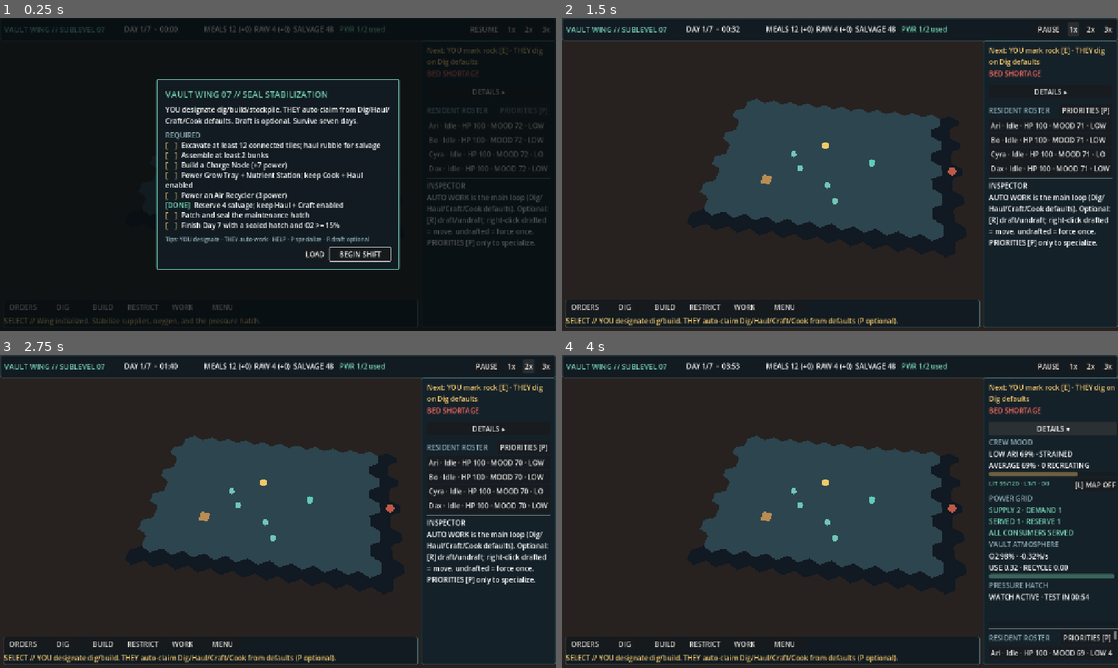
Above: before the commit, frames 1-4 (two rows, left to right).
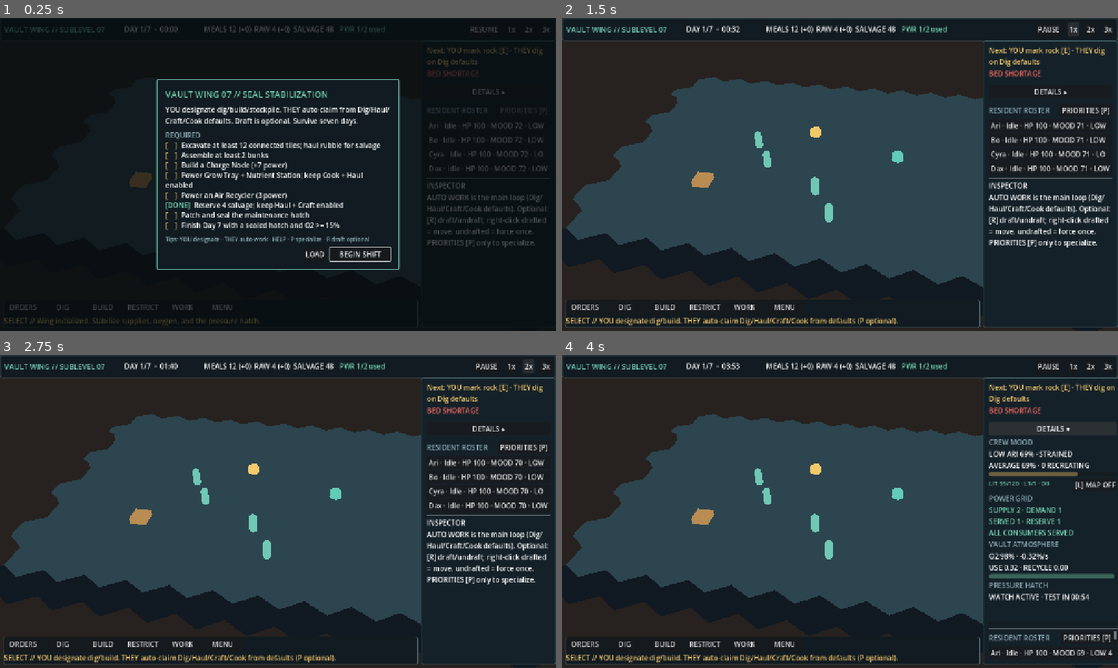
Above: after the commit, the same moments.

Repository: rccoleman19/VaultTycoon
Game: Godot game, scene res://scenes/main.tscn
Two runs of this game, one before a commit and one after it. Both use one fixed random seed, a clock stepped at 60 frames per second and the inputs below.
Inputs:
- Up to frame 1 (0.25 s): no input
- Up to frame 2 (1.5 s): click "BEGIN SHIFT" at 0.5 s; click "1x" at 1.25 s
- Up to frame 3 (2.75 s): click "2x" at 2 s
- Up to frame 4 (4 s): click "3x" at 2.75 s; click "DETAILS ▸" at 3.5 s

The runs differ from the first frame. In frame 1, 0.2% of the frame differs, in the area x 23-28%, y 48-55%; in frame 2, 22%, in the area x 0-100%, y 0-87%; in frame 3, 22%; in frame 4, 22%.

Commit message:
fix: raise colonist capsules and lower the camera so pills read as people

Diff:
--- a/scripts/map_view_3d.gd
+++ b/scripts/map_view_3d.gd
@@ -8,12 +8,12 @@
 const ROCK_HEIGHT := 6.0
 const FLOOR_HEIGHT := 0.55
 const DIG_HEIGHT := 5.2
-const CAMERA_HEIGHT := 380.0
-const CAMERA_BACK := 300.0
-const CAMERA_SIDE := 40.0
+const CAMERA_HEIGHT := 170.0
+const CAMERA_BACK := 200.0
+const CAMERA_SIDE := 30.0
 const HEX_MESH_YAW_DEGREES := 0.0
-const COLONIST_RADIUS := 3.2
-const COLONIST_HEIGHT := 8.0
+const COLONIST_RADIUS := 2.4
+const COLONIST_HEIGHT := 13.0
 
 var map_grid: MapGrid
 var lighting_system: LightingSystem
--- a/tests/test_runner.gd
+++ b/tests/test_runner.gd
@@ -406,6 +406,53 @@
 	map_view.setup(map_grid, game.lighting_system)
 	_assert_true(absf(map_view.get_hex_prism_radius() - MapGrid.HEX_SIZE) < 0.001, "3D hex prism radius equals HEX_SIZE (no gap scale)")
 	_assert_equal(map_view.get_hex_mesh_yaw_degrees(), 0.0, "hex mesh yaw stays 0 so vertices sit on the row axis (pointy-top)")
+	map_view.sync_actors(game.residents, game.buildings, false)
+	_assert_true(not game.residents.is_empty(), "resident proxy checks have residents")
+	_assert_equal(map_view._resident_proxies.size(), game.residents.size(), "each resident has exactly one proxy")
+	for resident: VaultResident in game.residents:
+		var proxy := map_view._resident_proxies.get(resident.resident_id) as MeshInstance3D
+		_assert_true(proxy != null, "resident has a MeshInstance3D proxy keyed by resident_id")
+		if proxy == null:
+			continue
+		_assert_true(proxy.mesh is CapsuleMesh, "resident proxy is one CapsuleMesh")
+		if proxy.mesh is CapsuleMesh:
+			var capsule := proxy.mesh as CapsuleMesh
+			_assert_approximately(capsule.radius, 2.4, 0.001, "resident capsule radius is 2.4")
+			_assert_approximately(capsule.height, 13.0, 0.001, "resident capsule height is 13")
+		_assert_equal(proxy.get_child_count(), 0, "resident proxy has no child meshes or other children")
+		_assert_equal(proxy.position.x, resident.position.x, "resident proxy x matches resident x")
+		_assert_equal(proxy.position.z, resident.position.y, "resident proxy z matches resident y")
+		_assert_equal(proxy.position.y, 6.5, "resident proxy center keeps feet on y=0")
+
+	var camera_3d := map_view.camera_3d
+	camera_3d.current = true
+	var focus := map_grid.cell_to_world(start)
+	var odd_cell := start if start.y % 2 == 1 else start + Vector2i(0, 1)
+	var even_cell := start if start.y % 2 == 0 else start + Vector2i(0, 1)
+	for cell: Vector2i in [odd_cell, even_cell]:
+		_assert_true(MapGrid.CHAMBER.has_point(cell), "projection test cell is inside chamber")
+		_assert_equal(map_grid.get_tile(cell), MapGrid.Tile.FLOOR, "projection test cell is floor")
+	for zoom: float in [0.75, 1.0, 1.8]:
+		map_view.apply_camera_focus(focus, zoom)
+		var offset := camera_3d.position - Vector3(focus.x, 0.0, focus.y)
+		var expected_offset := Vector3(30.0, 170.0, 200.0) / zoom
+		_assert_approximately(offset.x, expected_offset.x, 0.01, "camera side offset at zoom %s" % zoom)
+		_assert_approximately(offset.y, expected_offset.y, 0.01, "camera height offset at zoom %s" % zoom)
+		_assert_approximately(offset.z, expected_offset.z, 0.01, "camera back offset at zoom %s" % zoom)
+		_assert_equal(camera_3d.fov, 42.0, "camera FOV stays 42 at zoom %s" % zoom)
+		for cell: Vector2i in [odd_cell, even_cell]:
+			var center := map_grid.cell_to_world(cell)
+			map_view.apply_camera_focus(center, zoom)
+			var screen := camera_3d.unproject_position(Vector3(center.x, 0.0, center.y))
+			_assert_equal(map_view.pick_cell(screen), cell, "floor projection round-trip for row %d at zoom %s" % [cell.y, zoom])
+		if not game.residents.is_empty():
+			var resident: VaultResident = game.residents[0]
+			var proxy := map_view._resident_proxies.get(resident.resident_id) as MeshInstance3D
+			if proxy != null:
+				var resident_focus := Vector2(resident.position.x, resident.position.y)
+				map_view.apply_camera_focus(resident_focus, zoom)
+				var screen := camera_3d.unproject_position(Vector3(proxy.position))
+				_assert_equal(map_view.pick_cell(screen), map_grid.world_to_cell(resident_focus), "ground-plane pick through pill center lands on resident cell at zoom %s" % zoom)
 	# world/cell round-trip stays on the same hex near the chamber center.
 	var world := map_grid.cell_to_world(interior)
 	_assert_equal(map_grid.world_to_cell(world), interior, "cell_to_world/world_to_cell round-trip")
